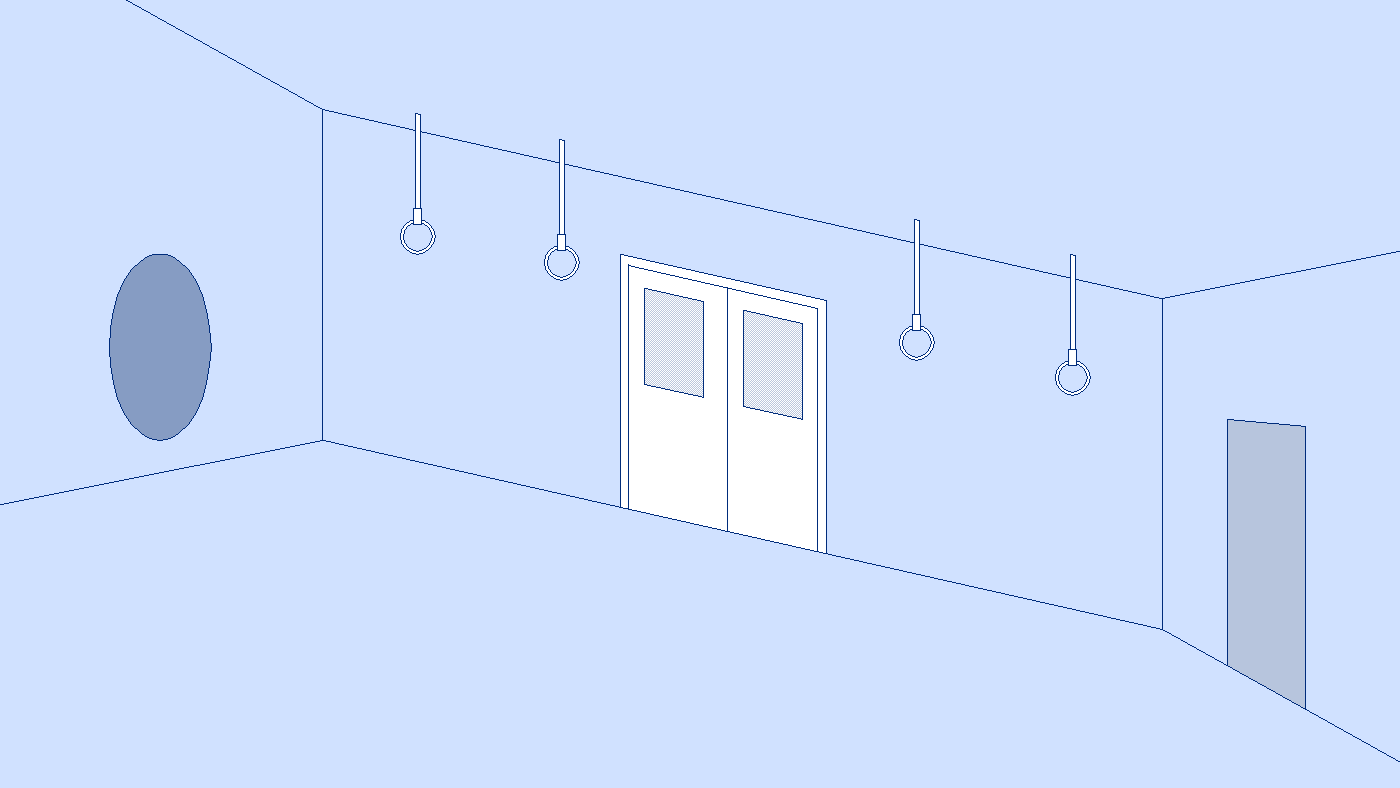
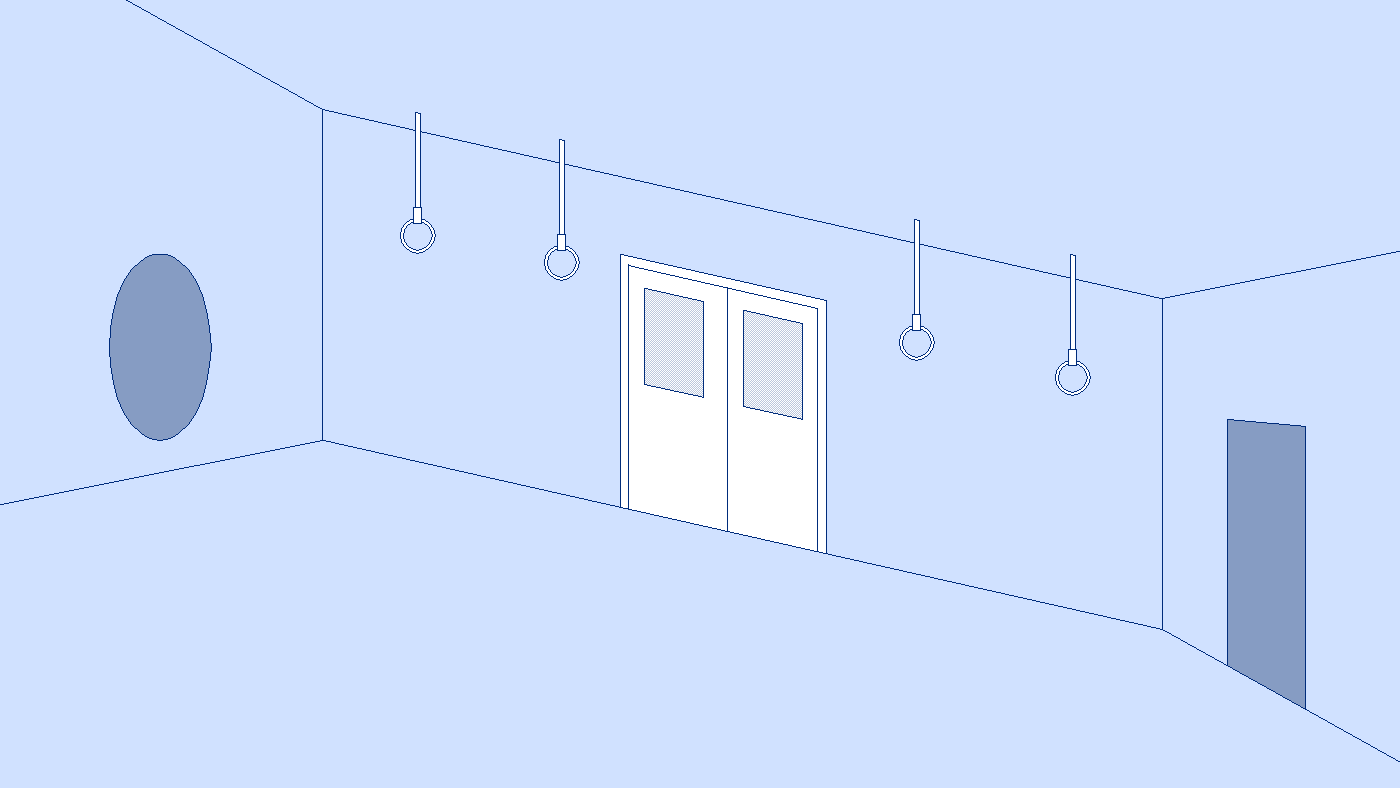
Comparing the layer stacks of the two 1400×788 images. Changes:
showed "Copy of door2", painted on it over <box>1228,420,1305,708</box>
painted on "handl1" over <box>400,112,436,255</box>